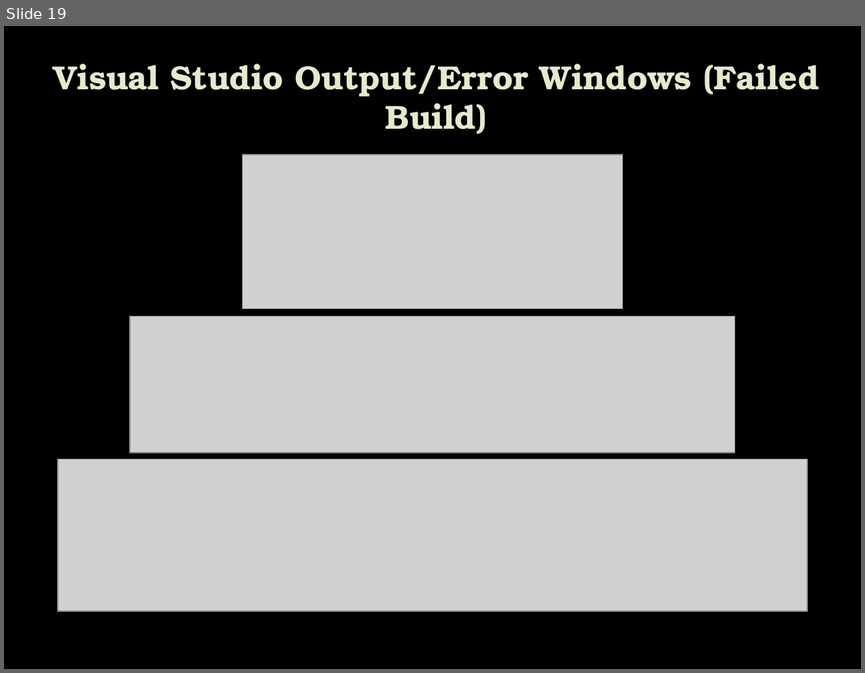
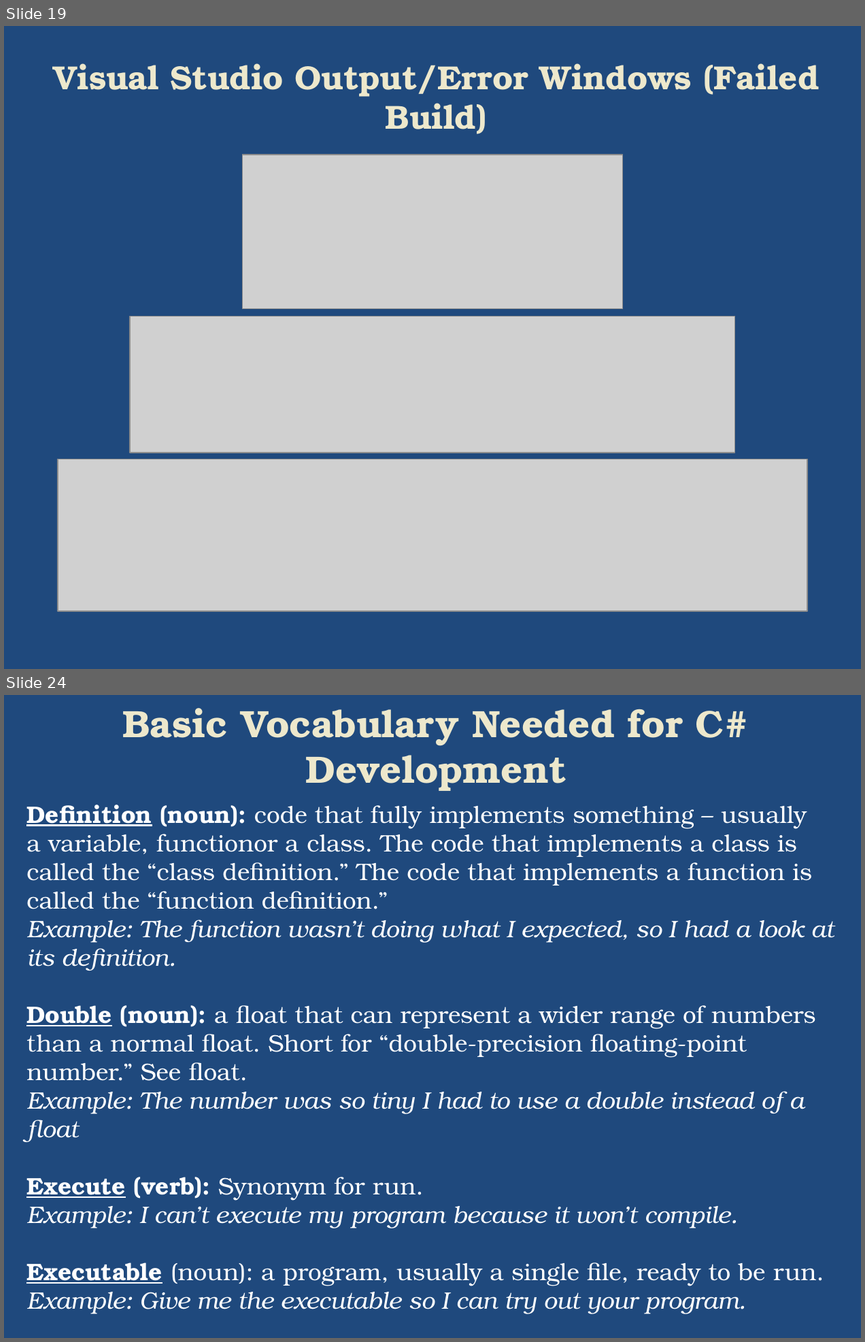
Before and after one commit to plwest-atmark/Aug31, a slide deck: IntroToProgramming/Introduction to C#.pptx. Shown one above the other, each under a label of ours: slide 19 before the commit, slides 19 and 24 after it; the slides between them are not shown. The pictures are 865x673 and 865x1342 pixels, drawn with LibreOffice and Linux fonts; fonts in the diff are those of the drawing; grey boxes stand for pictures; background and template pictures are left out. Boxes give left, top, right and bottom in pixels: in the first picture for what was removed or moved away, otherwise in the second. Text is boxed around its words. In the diff, an @@ line names an element or a change of style, - is before the commit and + after.

Commit message:
Updated PowerPoint with Programming Terminology

```diff
--- a/IntroToProgramming/Introduction to C#.pptx
+++ b/IntroToProgramming/Introduction to C#.pptx
@@ slide 24 added at (4, 695, 861, 1338), background #1F497D @@
@@ title added at (122, 708, 749, 791), 32 pt, text #EDE8CE, bold @@
+Basic Vocabulary Needed for C# Development
@@ text added at (26, 804, 834, 1286), 20 pt, text #FFFFFF @@
+Definition (noun): code that fully implements something – usually a variable, functionor a class. The code that implements a class is called the “class definition.” The code that implements a function is called the “function definition.”
+Example: The function wasn’t doing what I expected, so I had a look at its definition.
+Double (noun): a float that can represent a wider range of numbers than a normal float. Short for “double-precision floating-point number.” See float.
+Example: The number was so tiny I had to use a double instead of a float
+Execute (verb): Synonym for run.
+Example: I can’t execute my program because it won’t compile.
+Executable (noun): a program, usually a single file, ready to be run.
+Example: Give me the executable so I can try out your program.
@@ slide 19 changed as well @@
@@ background picture (left out) to #1F497D @@
@@ title "Visual Studio Output/Error Windows (Failed ..." at (53, 63, 819, 134): text colour #E7EACB to #EDE8CE @@
```
Also in this commit, not shown: 78 other slides changed, 14 other slides added.
